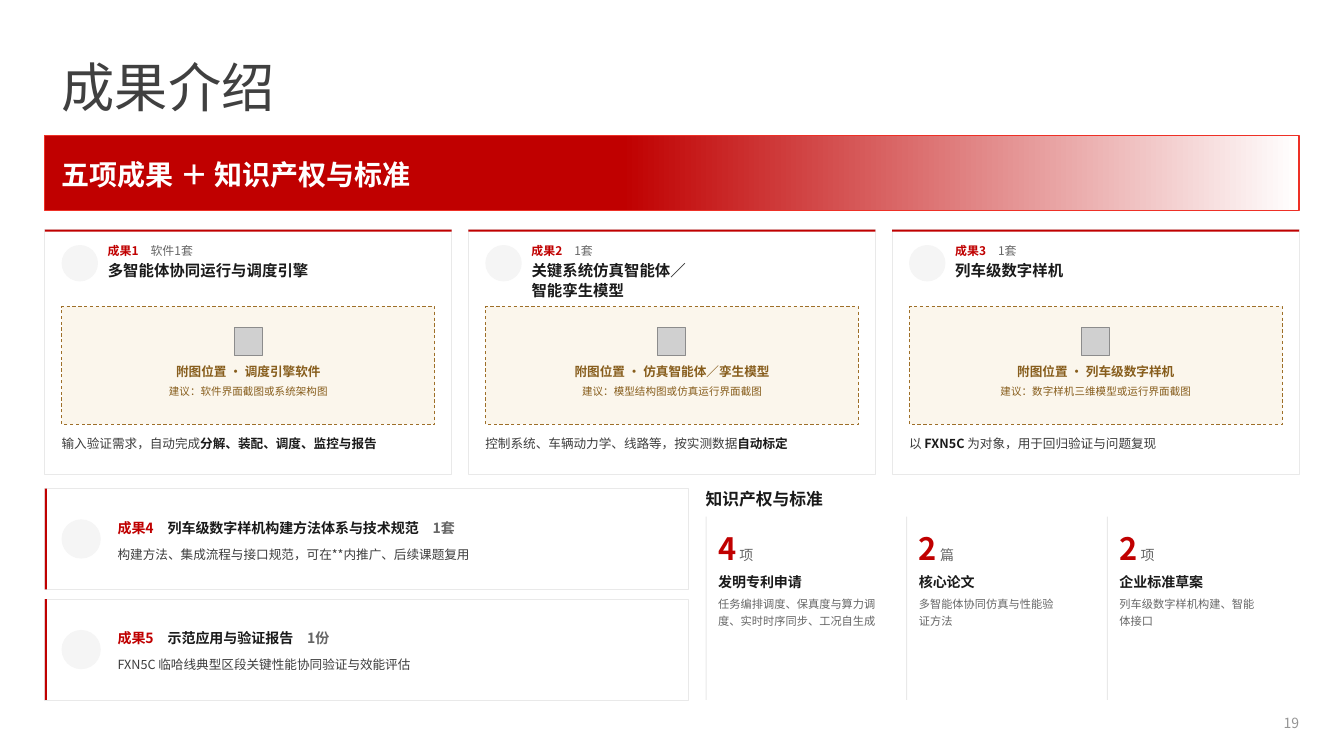
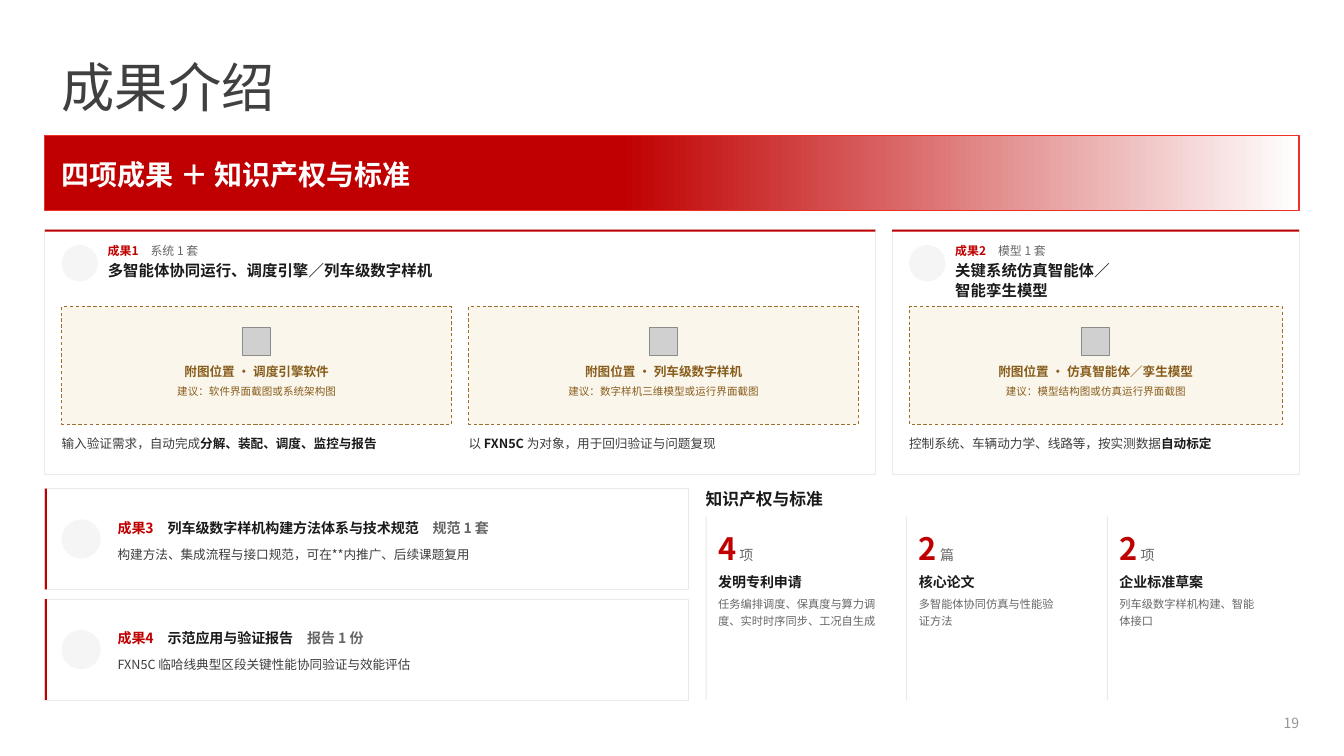
Before and after one commit to huosi012/PPT, a slide deck: slide 19 of 项目汇报PPT.pptx. Drawn at 1344x756 pixels with LibreOffice and Linux fonts; fonts in the diff are those of the drawing; grey boxes stand for pictures; background and template pictures are left out. Boxes give left, top, right and bottom in pixels: in the first picture for what was removed or moved away, otherwise in the second. Text is boxed around its words. In the diff, an @@ line names an element or a change of style, - is before the commit and + after.

```diff
--- a/项目汇报PPT.pptx
+++ b/项目汇报PPT.pptx
@@ text at box(62, 161, 410, 188): text changed @@
-五项成果 ＋ 知识产权与标准
+四项成果 ＋ 知识产权与标准
@@ rectangle: place and size @@
-rectangle at box(44, 230, 452, 475)
+rectangle at box(44, 230, 875, 475)
@@ rectangle: place and size @@
-rectangle at box(44, 230, 452, 232)
+rectangle at box(44, 230, 875, 232)
@@ rectangle removed at box(469, 230, 876, 475) @@
@@ text at box(108, 263, 432, 278): text changed @@
-多智能体协同运行与调度引擎
+多智能体协同运行、调度引擎／列车级数字样机
@@ text at box(108, 245, 198, 256): text changed @@
-成果1 软件1套
+成果1 系统 1 套
@@ text removed at box(531, 245, 593, 256) @@
-成果2 1套
@@ text at box(955, 245, 1046, 256): text changed; text colour #C00000 to #666666; bold off @@
-成果3 1套
+成果2 模型 1 套
@@ text removed at box(955, 263, 1063, 278) @@
-列车级数字样机
@@ rectangle: place and size @@
-rectangle at box(62, 307, 435, 424)
+rectangle at box(62, 307, 452, 424)
@@ picture: place and size @@
-picture at box(234, 328, 262, 356)
+picture at box(243, 328, 271, 356)
@@ rectangle: place and size @@
-rectangle at box(485, 307, 858, 424)
+rectangle at box(469, 307, 859, 424)
@@ picture: place and size @@
-picture at box(658, 328, 687, 356)
+picture at box(649, 328, 678, 356)
@@ text "附图位置 · 调度引擎软件": place and size @@
-text "附图位置 · 调度引擎软件" at box(176, 363, 321, 380)
+text "附图位置 · 调度引擎软件" at box(184, 363, 329, 380)
@@ text "建议：软件界面截图或系统架构图": place and size @@
-text "建议：软件界面截图或系统架构图" at box(169, 386, 328, 396)
+text "建议：软件界面截图或系统架构图" at box(177, 386, 336, 396)
@@ text "附图位置 · 列车级数字样机": place and size @@
-text "附图位置 · 列车级数字样机" at box(1017, 363, 1174, 380)
+text "附图位置 · 列车级数字样机" at box(585, 363, 742, 380)
@@ text at box(568, 386, 758, 396): text changed @@
-建议：模型结构图或仿真运行界面截图
+建议：数字样机三维模型或运行界面截图
@@ text at box(1006, 386, 1186, 396): text changed @@
-建议：数字样机三维模型或运行界面截图
+建议：模型结构图或仿真运行界面截图
@@ text "以 FXN5C 为对象，用于回归验证与问题复现": place and size @@
-text "以 FXN5C 为对象，用于回归验证与问题复现" at box(909, 437, 1156, 449)
+text "以 FXN5C 为对象，用于回归验证与问题复现" at box(469, 437, 716, 449)
@@ 3 texts: place and size @@
-3 texts at box(485, 263, 787, 449)
+3 texts at box(909, 263, 1211, 449)
@@ text at box(118, 519, 489, 537): text changed @@
-成果4 列车级数字样机构建方法体系与技术规范 1套
+成果3 列车级数字样机构建方法体系与技术规范 规范 1 套
@@ text at box(118, 631, 364, 645): text changed @@
-成果5 示范应用与验证报告 1份
+成果4 示范应用与验证报告 报告 1 份
```
Also in this commit, not shown: 4 other slides changed, 9 other files.
